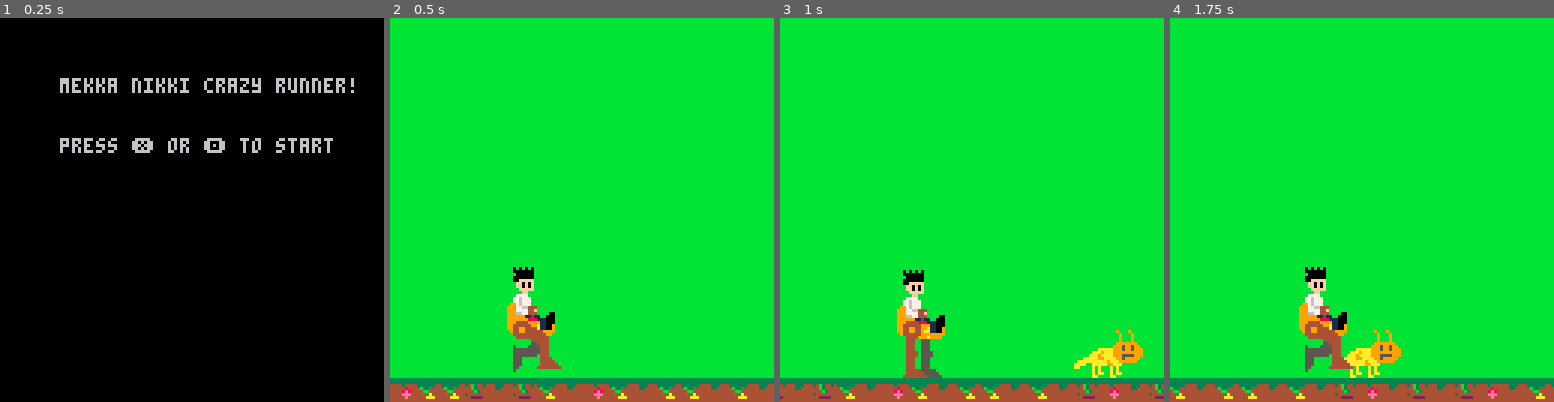
Above: before the commit, frames 1-4 (left to right).
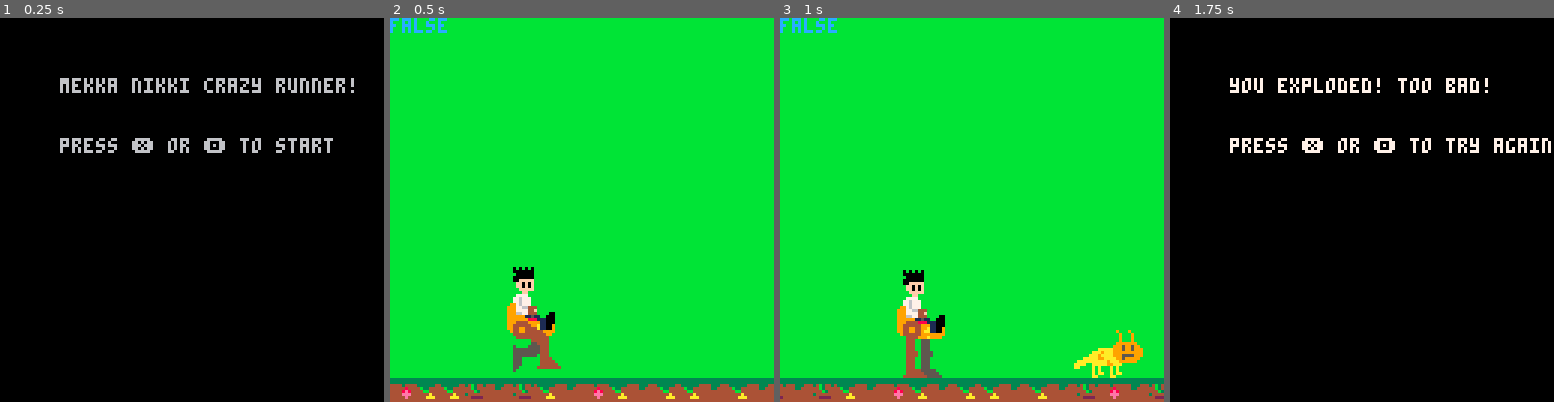
Above: after the commit, the same moments.

Repository: HingeAntoine/MekkaRunner
Game: PICO-8 cartridge mekkarunner.p8
Two runs of this game, one before a commit and one after it. Both use one fixed random seed, a clock stepped at 60 frames per second and the inputs below.
Inputs:
- Up to frame 1 (0.25 s): no input
- Up to frame 2 (0.5 s): tap X (X key) at 0.33 s
- Up to frame 3 (1 s): tap O (Z key) at 0.7 s
- Up to frame 4 (1.75 s): tap X (X key) at 1.07 s; hold Right from 1.6 s (still down); tap O (Z key) at 1.7 s

Frame 1 is identical in both runs. In frame 2, 0.3% of the frame differs, in the area x 0-15%, y 0-4%; in frame 3, 0.3%; in frame 4, 100%, in the area x 0-100%, y 0-100%.

Commit message:
Added collision management and end screen

Diff:
--- a/mekkarunner.p8
+++ b/mekkarunner.p8
@@ -110,6 +110,23 @@
  end
 end
 
+function check_collision()
+ --get map cell on machine
+ local xc=xmac/8+3
+ local yc=(100-ymac)/8+2
+ local cells={mget(xc,yc),mget(xc+1,yc),mget(xc+2,yc)}
+
+ is_coll=false
+
+ local function check(cell)
+  if fget(cell, 0) then
+   is_coll=true
+  end
+ end
+
+ foreach(cells,check)
+end
+
 --*******************
 function draw_background()
  local v=1/2
@@ -236,6 +253,8 @@
 end
 
 init_screen=true
+end_screen=false
+is_coll=false
 
 function _draw()
  if init_screen then
@@ -244,11 +263,21 @@
   return
  end
 
+ if end_screen then
+  cls()
+  print("you exploded! too bad!",20,20,7)
+  print("press ❎ or 🅾️ to try again",
+   20,40,7)
+  return
+ end
 
  rectfill(0,0,127,127,11)
+ print(is_coll, 0,0,12)
  draw_background()
  draw_machine(xmac,ymac)
 end
+
+
 
 function _update()
 
@@ -259,7 +288,22 @@
   return
  end
 
+ if end_screen then
+  if btnp(5) or btnp(4) then
+   end_screen=false
+  end
+  return
+ end
+
  frame_count+=1
+
+ check_collision()
+ if is_coll then
+  end_screen=true
+  init_bckgrnd()
+  init_obst()
+  return
+ end
 
  if btn(0) then
   xmac-=1
@@ -413,7 +457,7 @@
 00000000000000000000000000000000000000000000000000000000000000000000000000000000000000000000000000000000000000000000000000000000
 00000000000000000000000000000000000000000000000000000000000000000000000000000000000000000000000000000000000000000000000000000000
 __gff__
-0000000000000000000000000000000000000000000000000000000000000000000000000000000000000000000000000000000000000000000000000000000000000000000000000000000000000000000000000000000000000000000000000000000000000000000000000000000000000000000000000000000000000000
+0000000000000000000000000000000000000000000000000000000000000000000000000000000000000000000000000000000000000000000000000000000001010101010000000000000000000000010101010100000000000000000000000000000000000000000000000000000000000000000000000000000000000000
 0000000000000000000000000000000000000000000000000000000000000000000000000000000000000000000000000000000000000000000000000000000000000000000000000000000000000000000000000000000000000000000000000000000000000000000000000000000000000000000000000000000000000000
 __map__
 0000000000000000000000570000000000000000000000000000000000000000000000000000000000000000000000000000000000000000000000000000000000000000000000000000000000000000000000000000000000000000000000000000000000000000000000000000000000000000000000000000000000000000
